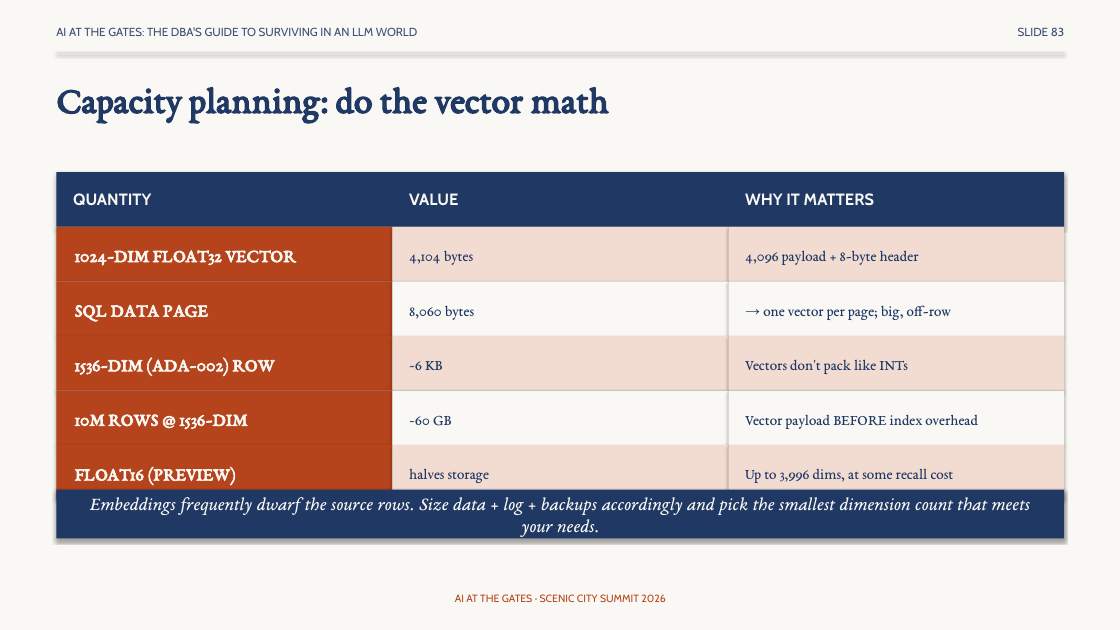
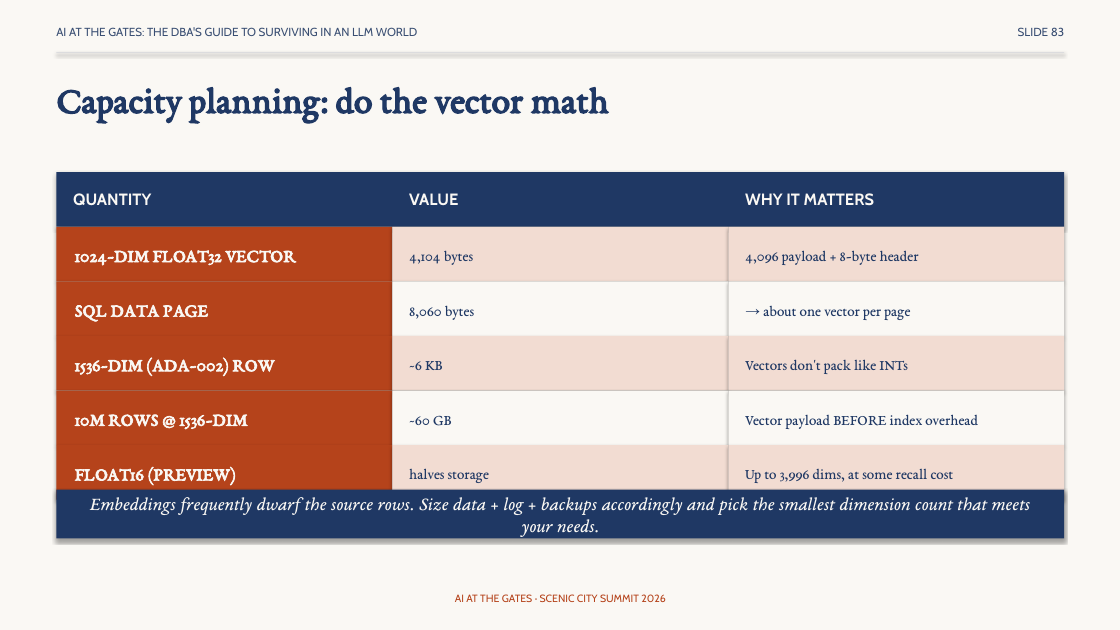
Before and after one commit to feaselkl/AI-at-the-Gates, a slide deck: slide 83 of slides/scenic-city-aigates-precon.pptx. Drawn at 1120x630 pixels with LibreOffice and Linux fonts; fonts in the diff are those of the drawing. Boxes give left, top, right and bottom in pixels: in the first picture for what was removed or moved away, otherwise in the second. Text is boxed around its words. In the diff, an @@ line names an element or a change of style, - is before the commit and + after.

```diff
--- a/slides/scenic-city-aigates-precon.pptx
+++ b/slides/scenic-city-aigates-precon.pptx
@@ text at [763, 306, 910, 320]: text changed @@
-→ one vector per page; big, off-row
+→ about one vector per page
```
Also in this commit, not shown: 28 other slides changed, 5 other files.
